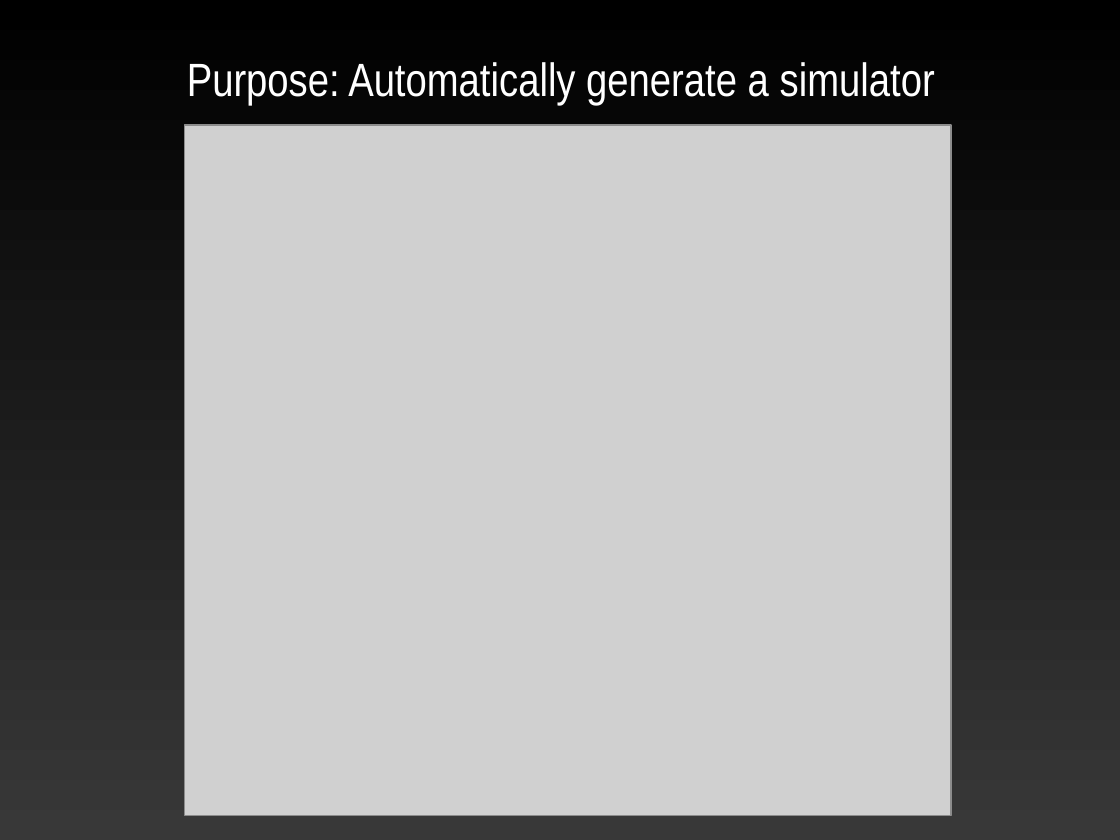
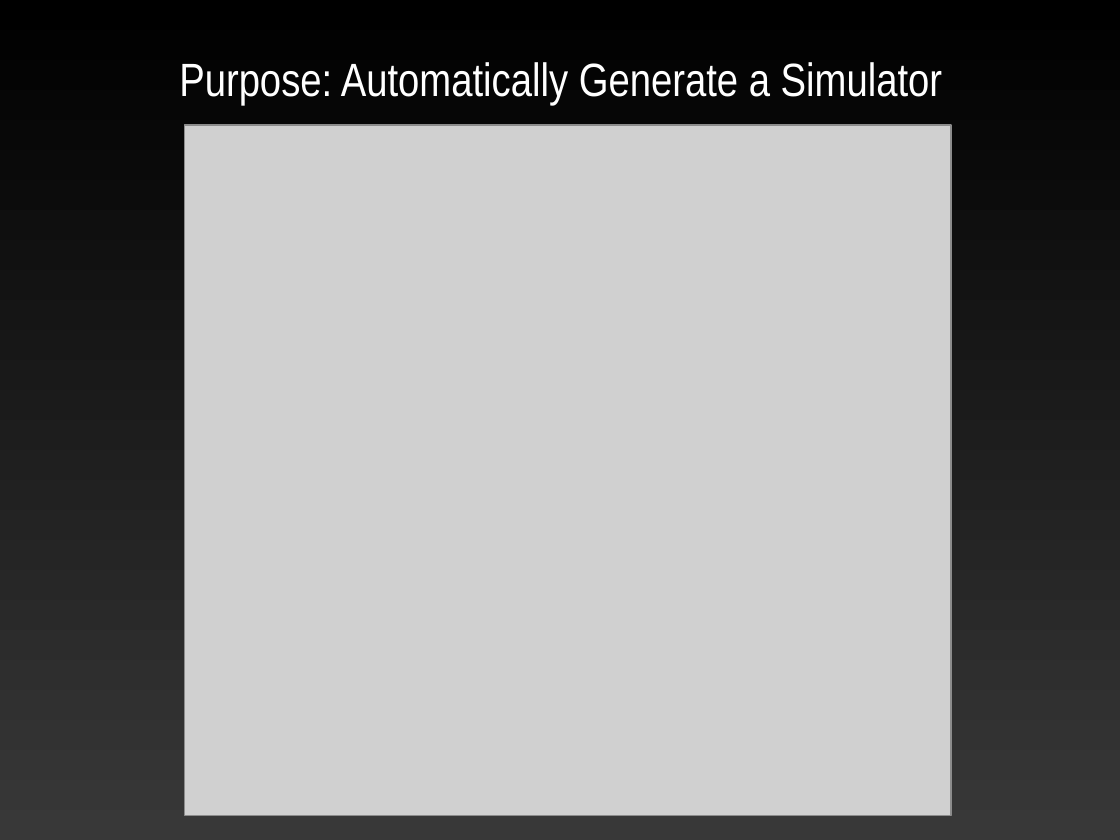
Before and after one commit to ekohl/essig, a slide deck: slide 2 of presentation/essig.ppt. Drawn at 1120x840 pixels with LibreOffice and Linux fonts; fonts in the diff are those of the drawing; grey boxes stand for pictures; background and template pictures are left out. Boxes give left, top, right and bottom in pixels: in the first picture for what was removed or moved away, otherwise in the second. Text is boxed around its words. In the diff, an @@ line names an element or a change of style, - is before the commit and + after.

```diff
--- a/presentation/essig.ppt
+++ b/presentation/essig.ppt
@@ text at (179, 62, 942, 106): text changed @@
-Purpose: Automatically generate a simulator
+Purpose: Automatically Generate a Simulator
```
Also in this commit, not shown: 2 other slides changed.
